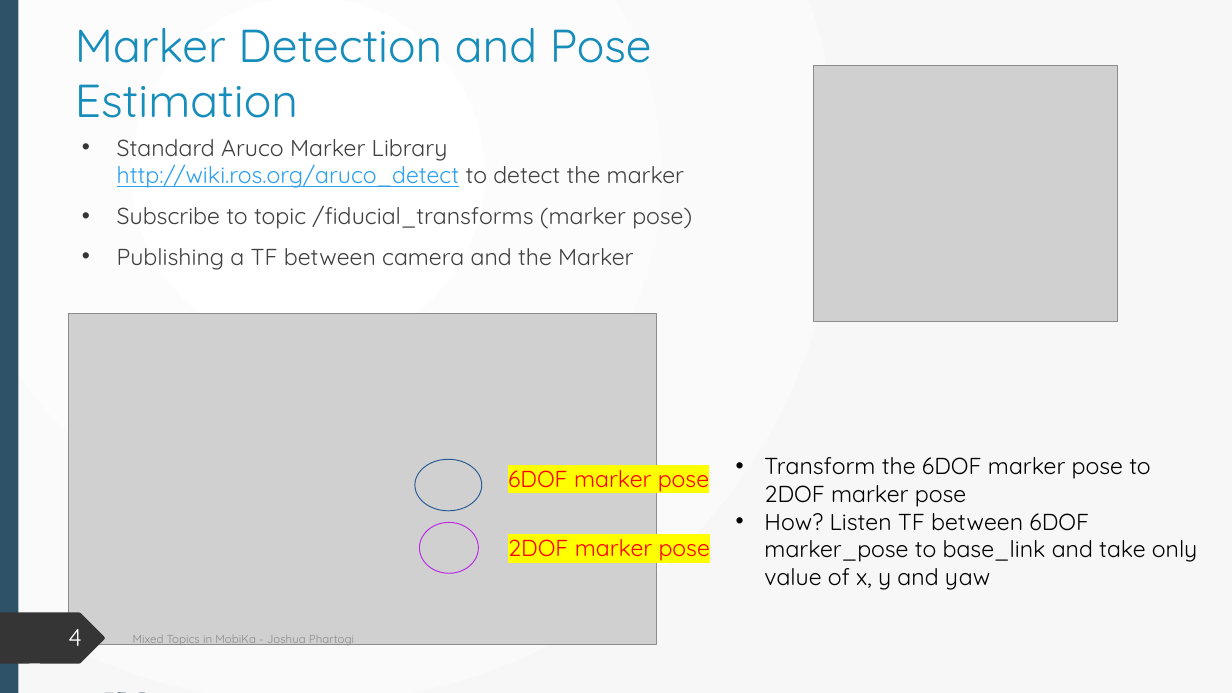
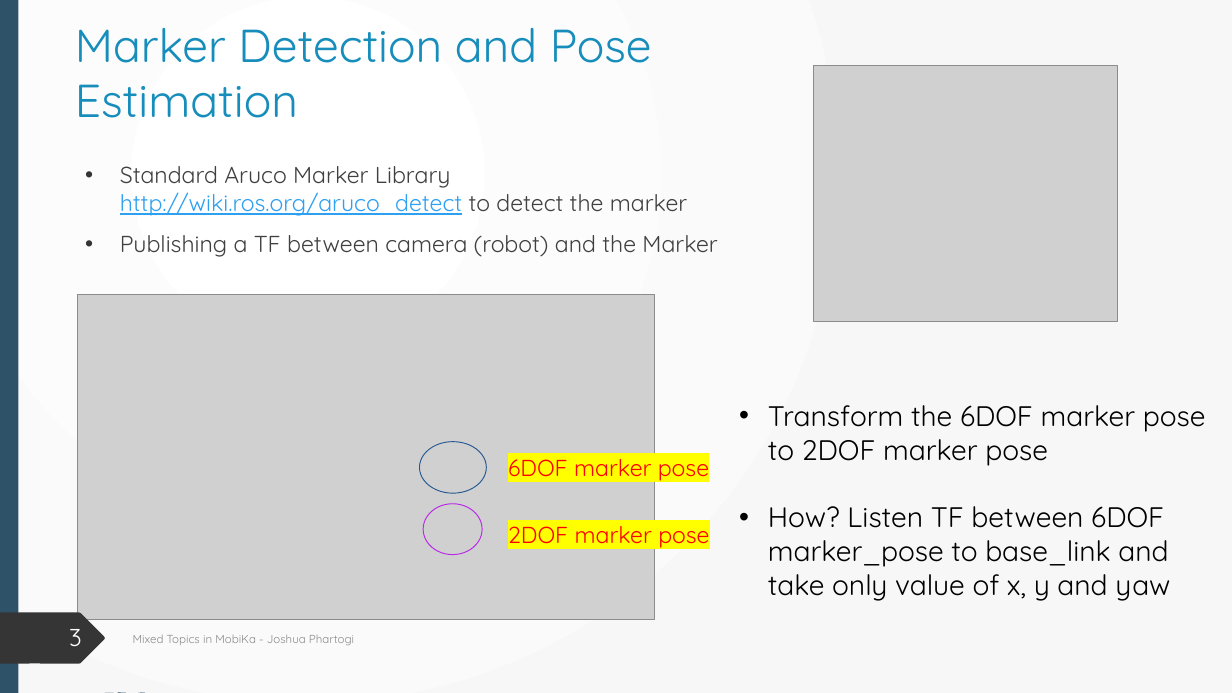
Before and after one commit to Jphartogi/Ipa_final_presentation, a slide deck: slide 3 of Internship Presentation.pptx (slide 4 before the commit). Drawn at 1232x693 pixels with LibreOffice and Linux fonts; fonts in the diff are those of the drawing; grey boxes stand for pictures. Boxes give left, top, right and bottom in pixels: in the first picture for what was removed or moved away, otherwise in the second. Text is boxed around its words. In the diff, an @@ line names an element or a change of style, - is before the commit and + after.

```diff
--- a/Internship Presentation.pptx
+++ b/Internship Presentation.pptx
@@ text "Standard Aruco Marker Library http://wiki.ros.org/aruco_dete ...": place and size @@
-text "Standard Aruco Marker Library http://wiki.ros.org/aruco_dete ..." at box(117, 139, 692, 270)
+text "Standard Aruco Marker Library http://wiki.ros.org/aruco_dete ..." at box(120, 166, 717, 257)
@@ text at box(120, 235, 717, 257): text changed @@
-• Subscribe to topic /fiducial_transforms (marker pose)
-• Publishing a TF between camera and the Marker
+• Publishing a TF between camera (robot) and the Marker
@@ picture: place and size @@
-picture at box(68, 313, 657, 644)
+picture at box(78, 295, 655, 619)
@@ text "Transform the 6DOF marker pose ...": place and size @@
-text "Transform the 6DOF marker pose ..." at box(764, 457, 1197, 590)
+text "Transform the 6DOF marker pose ..." at box(768, 405, 1206, 601)
@@ text "Transform the 6DOF marker pose ..." at box(768, 405, 1206, 601): size 18 to 22 pt @@
@@ ellipse: place and size @@
-ellipse at box(415, 459, 482, 511)
+ellipse at box(420, 442, 486, 494)
@@ text "6DOF marker pose": place and size @@
-text "6DOF marker pose" at box(508, 463, 709, 492)
+text "6DOF marker pose" at box(508, 452, 709, 481)
@@ ellipse: place and size @@
-ellipse at box(420, 522, 479, 573)
+ellipse at box(423, 504, 482, 555)
@@ text "2DOF marker pose": place and size @@
-text "2DOF marker pose" at box(508, 532, 710, 561)
+text "2DOF marker pose" at box(508, 519, 709, 548)
@@ freeform shape added at box(78, 542, 81, 564), fill #2E5369 at 20% opacity @@
@@ page number at box(69, 629, 82, 647): text changed @@
-4
+3
```
Also in this commit, not shown: 7 other slides changed, 1 slide added, 1 slide removed.
